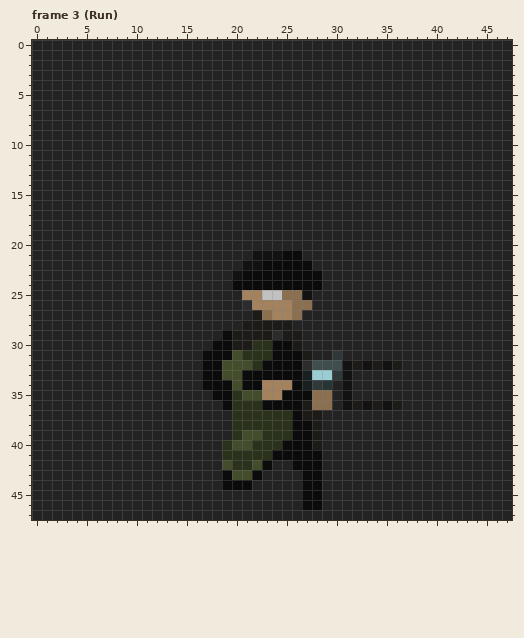
Edited in one commit: pixel-art file (Game Asset/penusbmic/Dark Series/Hero/Gunslinger/Gunslinger/Gunslinger Sprite Sheet.aseprite). Above: the version before the commit.
48x48 pixels, 49 frames. Colours within 5 levels of each other are drawn and written as one. Shown: frame 3 (Run). The commit also changed other frames, which this record leaves out.
The result:
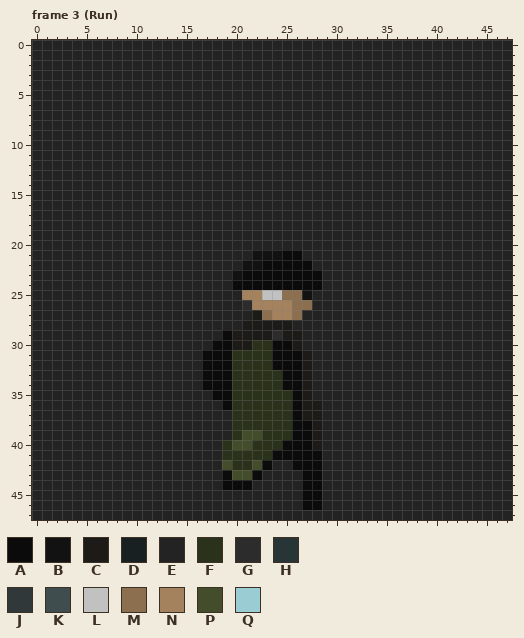
Palette (. is transparent): A #0b0b0b  B #121212  C #1d1b18  D #192021  E #232323  F #2b321c  G #2c2c2c  H #273536  J #313839  K #3f4d4e  L #c1c1c1  M #8b6f4f  N #a3825d  P #434d2c  Q #9acdd3
Difference:
layer "Gun 2/Arm" now hidden
layer "Gun 2/Gun" now hidden
layer "Gun 2/Lights" now hidden
layer "Gun 2/Glow" now hidden
--- frame 3 (Run)
@@ x 17..38 @@
 30 EAACCFFAACEEEEEEEEEEEE
-31 AAAPFFFAAACEEJEEEEEEEE
-32 AAPPPFAAAAGKKKBCBCBCEE
-33 AAPPAAAAAADQQJBEEEEEEE
-34 AAAPAANNNADJHEBEEEEEEE
-35 EAAFPPNNAAAMMEBEEEEEEE
-36 EEAFFFAAAACMMEBCBCBCEE
+31 AAAFFFFAAACEEEEEEEEEEE
+32 AAAFFFFAAACEEEEEEEEEEE
+33 AAAFFFFFAACEEEEEEEEEEE
+34 AAAFFFFFAACEEEEEEEEEEE
+35 EAAFFFFFFACEEEEEEEEEEE
+36 EEAFFFFFFACCEEEEEEEEEE
 37 EEEFFFFFFACCEEEEEEEEEE
Pixel boxes of the changes (left, top, right, bottom) in both pictures:
changed: (222, 350, 402, 410)
